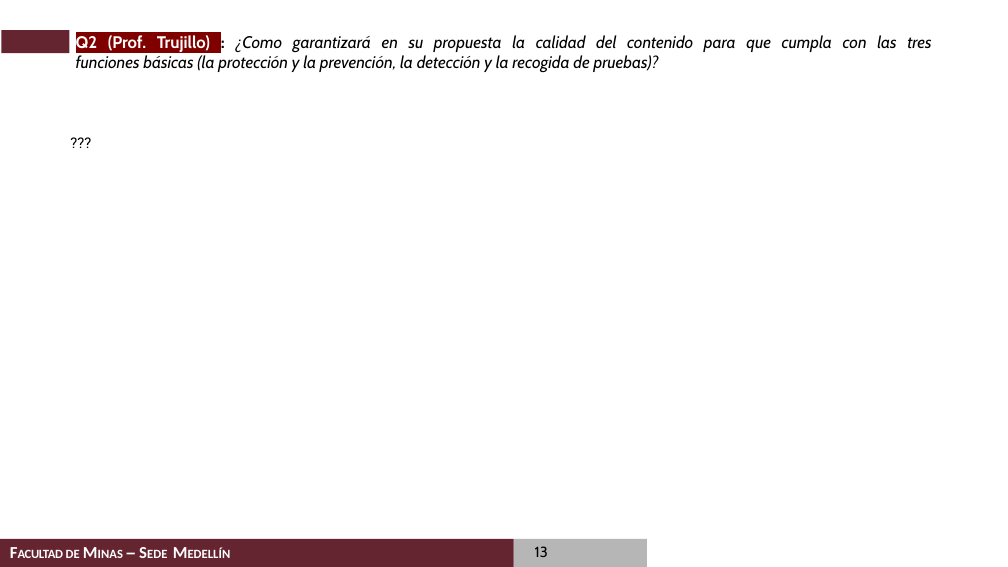
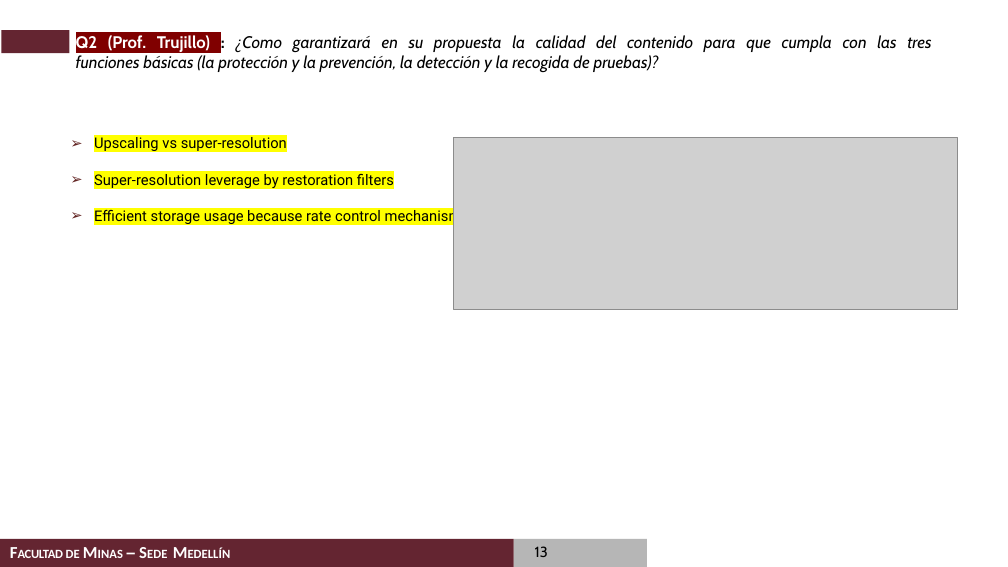
Before and after one commit to casalazarh/Examen-de-Calificacion-2020, a slide deck: slide 13 of presentation/Examen de Calificacion de Doctorado_Carlos_Alberto_Salazar.pptx. Drawn at 1008x567 pixels with LibreOffice and Linux fonts; fonts in the diff are those of the drawing; grey boxes stand for pictures; background and template pictures are left out. Boxes give left, top, right and bottom in pixels: in the first picture for what was removed or moved away, otherwise in the second. Text is boxed around its words. In the diff, an @@ line names an element or a change of style, - is before the commit and + after.

```diff
--- a/presentation/Examen de Calificacion de Doctorado_Carlos_Alberto_Salazar.pptx
+++ b/presentation/Examen de Calificacion de Doctorado_Carlos_Alberto_Salazar.pptx
@@ text at [94, 134, 462, 225]: text changed @@
-  ???
+  ➢ Upscaling vs super-resolution
+  ➢ Super-resolution leverage by restoration filters
+  ➢ Efficient storage usage because rate control mechanism
@@ picture added at [454, 138, 958, 309] @@
```
Also in this commit, not shown: 6 other slides changed.
